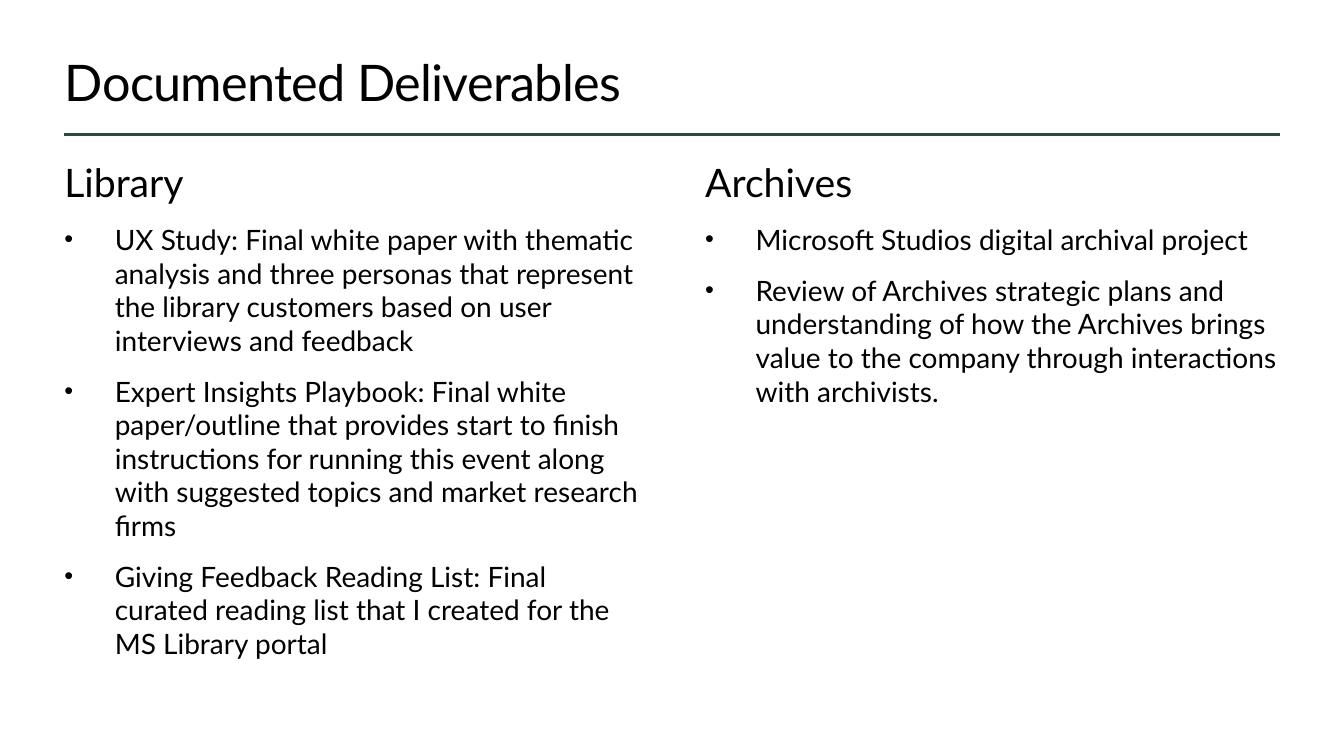
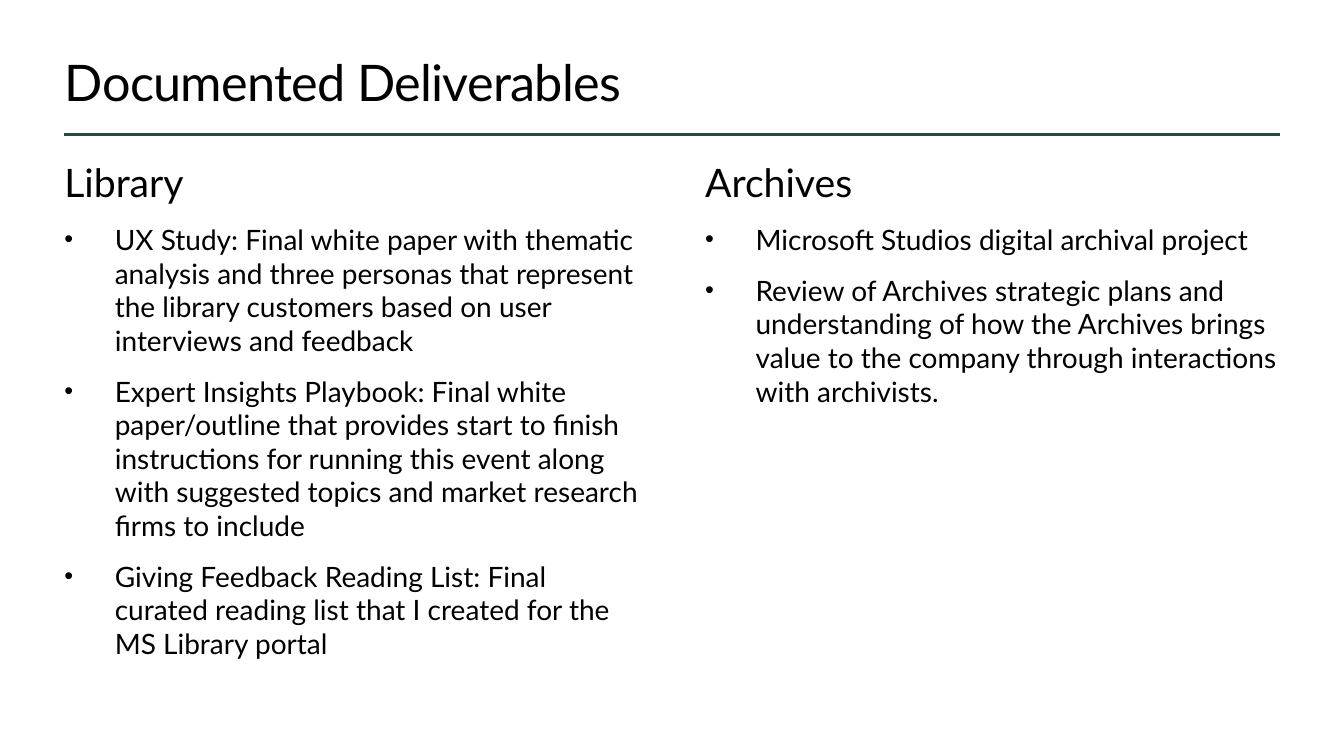
Before and after one commit to ewhinihan/dfw_mslibrary, a slide deck: slide 21 of DFW_MSLibraryArchives_WeeklyLearnings.pptx. Drawn at 1344x756 pixels with LibreOffice and Linux fonts; fonts in the diff are those of the drawing; background and template pictures are left out. Boxes give left, top, right and bottom in pixels: in the first picture for what was removed or moved away, otherwise in the second. Text is boxed around its words. In the diff, an @@ line names an element or a change of style, - is before the commit and + after.

```diff
--- a/DFW_MSLibraryArchives_WeeklyLearnings.pptx
+++ b/DFW_MSLibraryArchives_WeeklyLearnings.pptx
@@ text at (x1=115, y1=381, x2=638, y2=537): text changed @@
-• Expert Insights Playbook: Final white paper/outline that provides start to finish instructions for running this event along with suggested topics and market research firms
+• Expert Insights Playbook: Final white paper/outline that provides start to finish instructions for running this event along with suggested topics and market research firms to include
```
Also in this commit, not shown: 10 other slides changed, 1 slide added, 1 slide removed.
